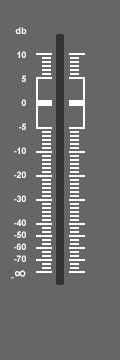
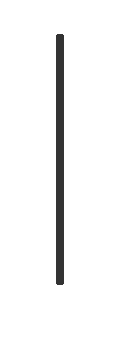
Revision of a layered 120px x 360px image; what changed, layer by layer:
hid "Layer 1 copy" over [7, 5, 120, 360]
hid "Layer 1" over [0, 0, 120, 360]
